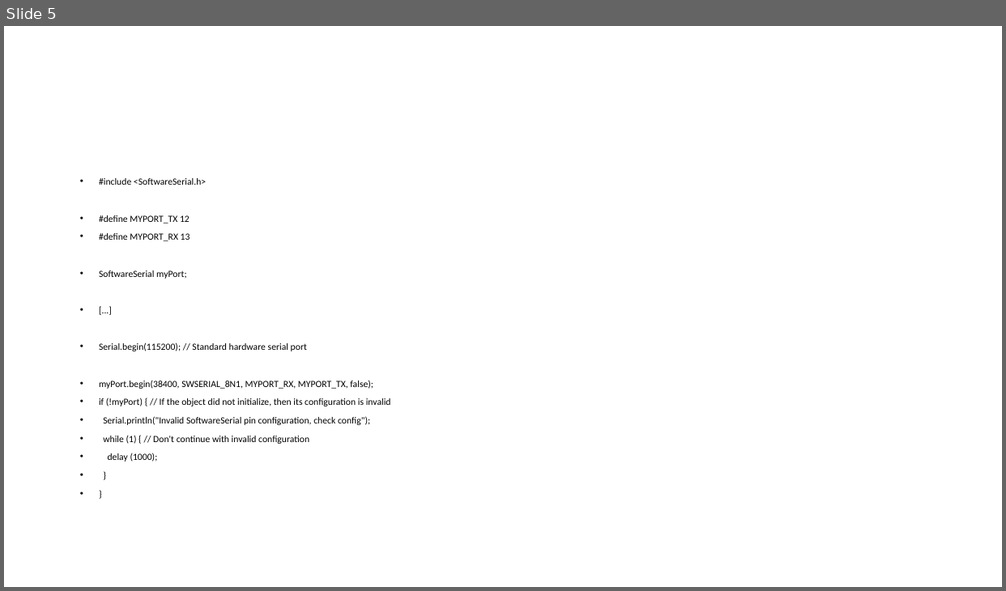
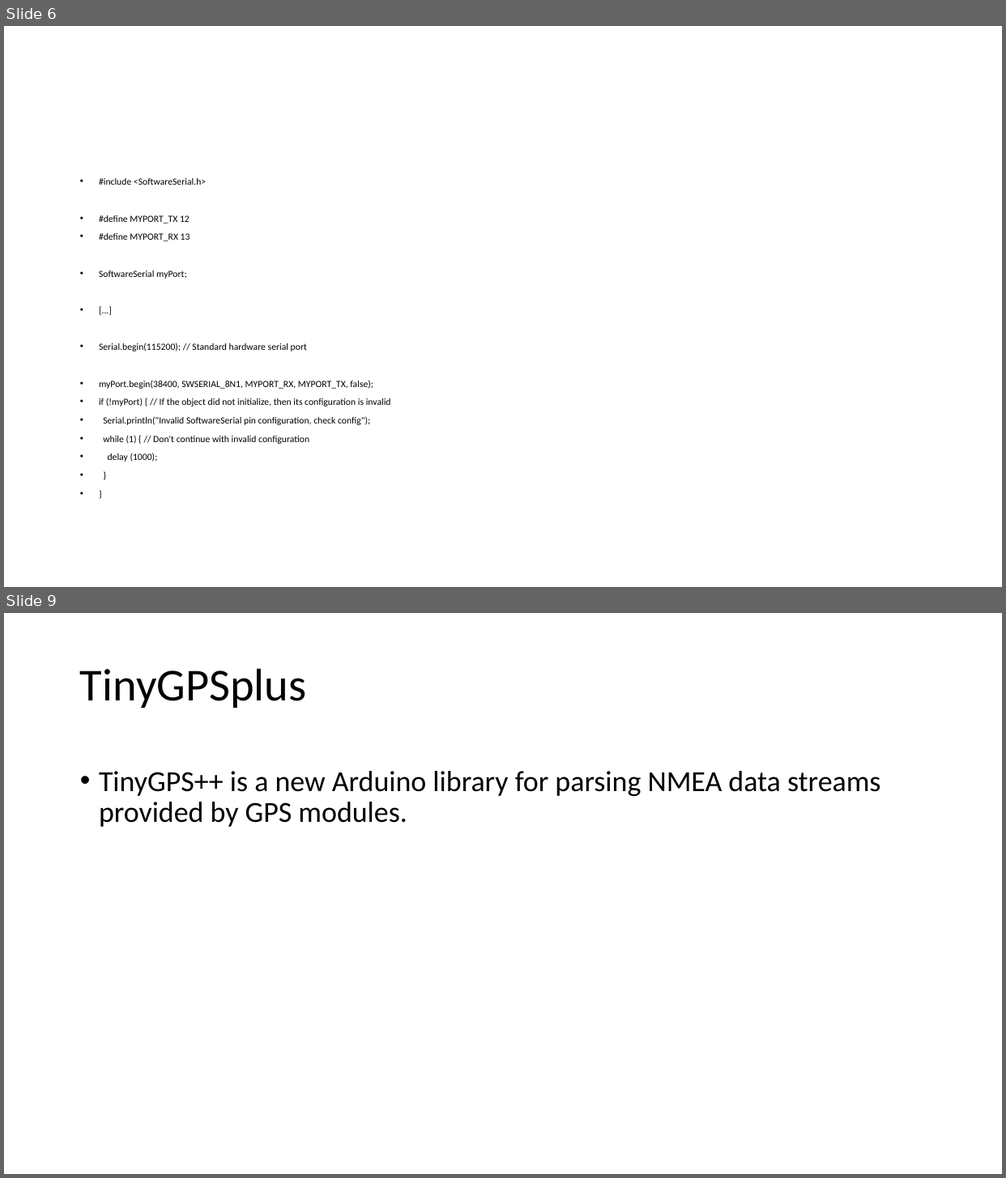
Before and after one commit to AurelienNiebes/SEMI-BA3-GPS3-GPS-Tracker-ESP8266, a slide deck: Notes.pptx. Shown one above the other, each under a label of ours: slide 5 before the commit, slides 6 and 9 after it; the slides between them are not shown. The pictures are 1006x591 and 1006x1178 pixels, drawn with LibreOffice and Linux fonts; fonts in the diff are those of the drawing. Boxes give left, top, right and bottom in pixels: in the first picture for what was removed or moved away, otherwise in the second. Text is boxed around its words. In the diff, an @@ line names an element or a change of style, - is before the commit and + after.

```diff
--- a/Notes.pptx
+++ b/Notes.pptx
@@ slide 9 added at [4, 613, 1002, 1174], background #FFFFFF @@
@@ title added at [80, 668, 307, 708], 44 pt, text #000000 @@
+TinyGPSplus
@@ text added at [99, 771, 880, 827], 28 pt, text #000000 @@
+• TinyGPS++ is a new Arduino library for parsing NMEA data streams provided by GPS modules.
@@ what was slide 5 is now slide 6 @@
```
Also in this commit, not shown: 6 other slides added, 1 slide removed, 7 other files.
